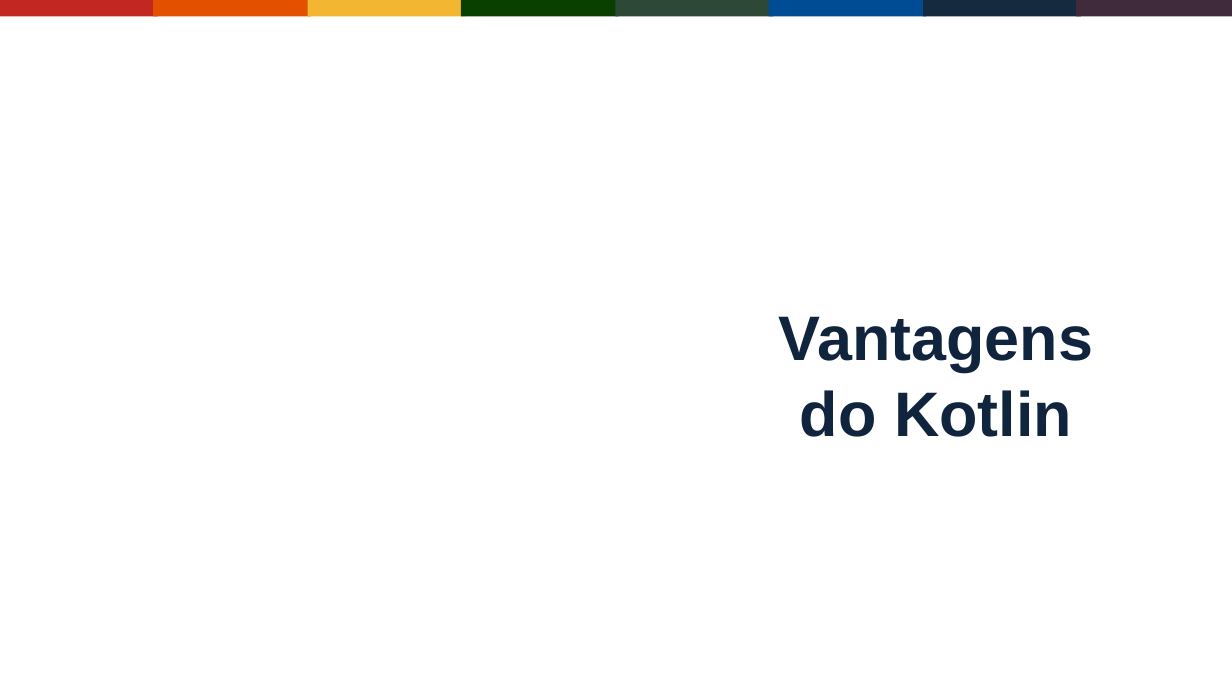
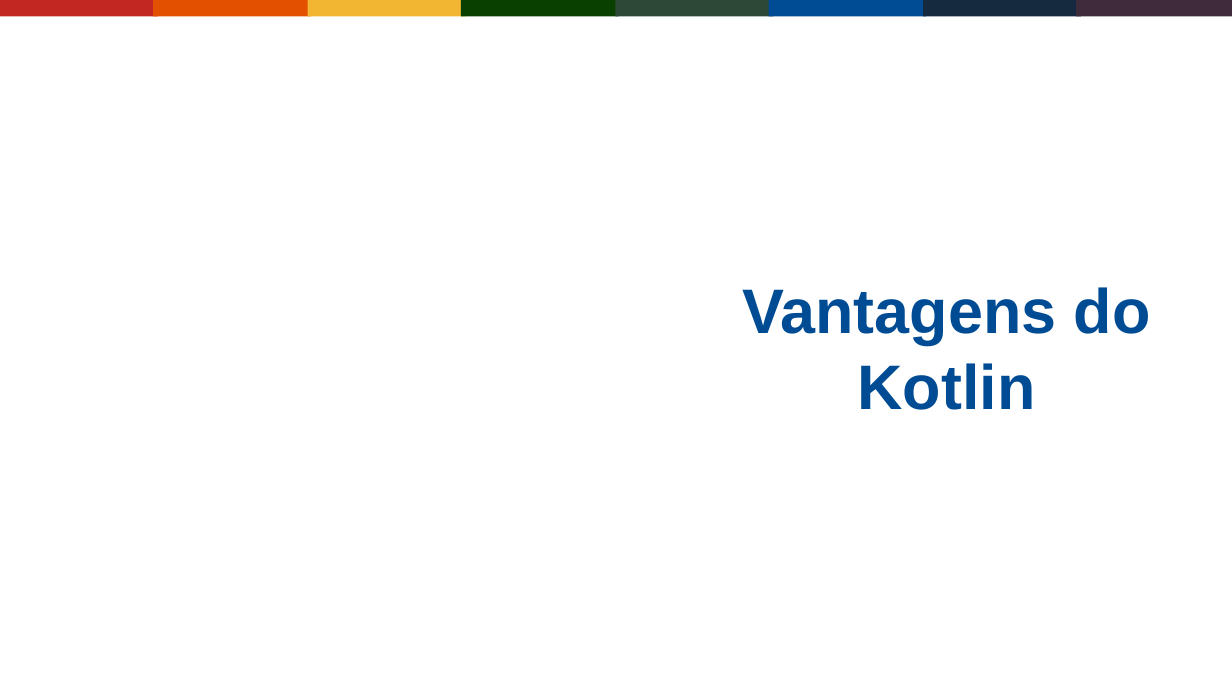
Before and after one commit to Gabrielgps25/meetup-kotlin-java-differences-features, a slide deck: slide 8 of buscando-interoperabilidade-entre-java-jvm-kotlin.odp. Drawn at 1232x693 pixels with LibreOffice and Linux fonts; fonts in the diff are those of the drawing; background and template pictures are left out. Boxes give left, top, right and bottom in pixels: in the first picture for what was removed or moved away, otherwise in the second. Text is boxed around its words. In the diff, an @@ line names an element or a change of style, - is before the commit and + after.

```diff
--- a/buscando-interoperabilidade-entre-java-jvm-kotlin.odp
+++ b/buscando-interoperabilidade-entre-java-jvm-kotlin.odp
@@ title at [742,287,1151,410]: text changed; text colour #10243E to #004C94 @@
-Vantagens
-do Kotlin
+Vantagens do Kotlin
```
Also in this commit, not shown: 21 other slides changed.
